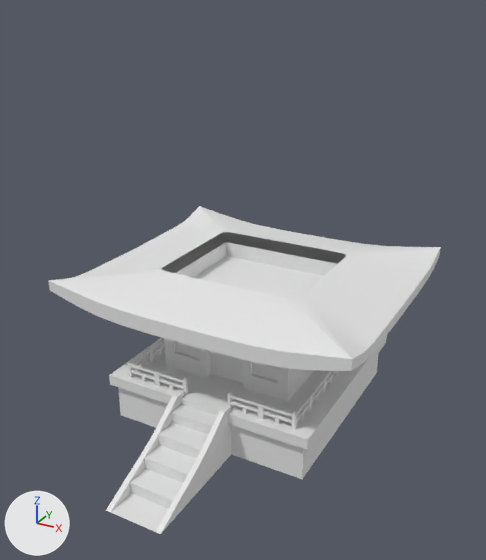
One commit to the Blender file Models/Pagoda Model Blender.blend: the scene before it, then after it.
One viewpoint serves both versions: a camera (50 mm lens) standing at (54.8, -115.4, 81.1) and looking at (0.2, -16.1, 31.5). Every picture has the same lights, and +X, +Y and +Z are marked at lower left. Materials are left out; every surface is plain grey.

Objects in the first picture: 'First Section', 'Left Railing V2', 'Pagoda Base', 'Right Railing V2', 'Roof 1', 'Stairs'.
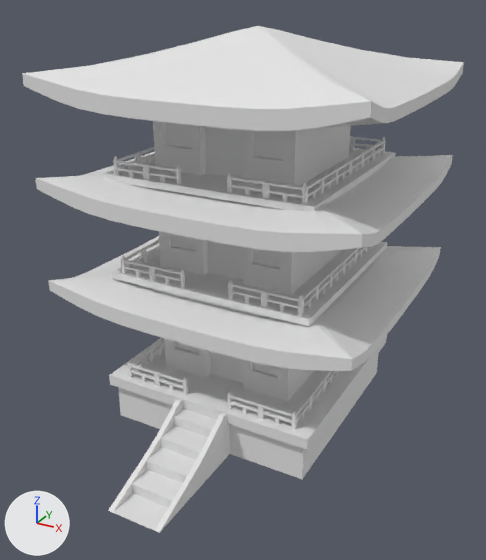
Where the newer file only moved an object's origin or applied its transform, the numbers keep the older frame.

Location of each change, [x1, y1, x2, y2] in pixels of the pictures (486 x 560 px):
'Top Roof', shown
    after: [22, 26, 464, 131]
'Roof 2', shown
    after: [36, 151, 453, 252]
'First Section.002', added
    after: [153, 121, 351, 189]
'Stairs', moved, rescaled (8% shorter)
    before: [106, 389, 231, 534]
    after: [108, 399, 230, 533]
'Base 2', shown
    after: [111, 241, 387, 326]
'First Section', reshaped, moved
    before: [164, 242, 337, 402]
    after: [164, 338, 314, 402]
'First Section.001', added
    after: [159, 231, 342, 295]
'Third Base', added
    after: [103, 148, 396, 211]
'Right Railing Floor 3', added
    after: [227, 136, 385, 204]
'Right Railing Floor 2', added
    after: [228, 246, 372, 316]
'Left Railing Floor 2', added
    after: [121, 240, 185, 288]
'Left Railing Floor 3', added
    after: [113, 147, 181, 185]
part 1 of me_cube, deleted
    before: [226, 242, 337, 273]

What changed in the scene script:
```text
Change me_cube:
    where me_cube.from_pydata(...)  # 67 vertices, 53 faces, 2 loose edges; spans x -2.2..2.41, y -2.1..2.09, z -0.22..0.24
    used by ob_first_section; location = (-1.9, -6.5, 19.1); scale = (-5.92, -5.92, -43.3)
    verts and faces of me_cube; kept vertices keep their numbers, new ones are numbered from 67
    me_cube part 1
    add delete_faces([(13, 33, 35, 16)])
Change ob_first_section:
    ob_first_section.location: (-1.9, -6.5, 19.1) -> (-1.9, -6.5, 20.1)
Change ob_base_2:
    remove ob_base_2.hide_set(True)
Change ob_roof_2:
    ob_roof_2.location: (-2.0, -5.8, 46.0) -> (-1.9, -5.9, 47.5)
    remove ob_roof_2.hide_set(True)
Change ob_top_roof:
    remove ob_top_roof.hide_set(True)
Change ob_stairs:
    ob_stairs.location: (-2.3, -28.2, 5.0) -> (-2.2, -28.2, 4.6)
    ob_stairs.scale: (1.0, 1.0, 1.0) -> (0.879, 0.936, 1.0)
Add ob_right_railing_floor_3:
    ob_right_railing_floor_3 = bpy.data.objects.new('Right Railing Floor 3', me_cube_026)  # 1164 vertices, 1086 faces; spans x -8.91..-2.05, y -4.37..-2.03, z -0.1..-0.01
    ob_right_railing_floor_3.location = (28.1, -37.0, 49.6)
    ob_right_railing_floor_3.rotation_euler = (0.0182, -0.000133, 7.849)  # degrees (1, 0, 90)
    ob_right_railing_floor_3.scale = (-5.63, -5.98, -40.5)
Add ob_left_railing_floor_3:
    ob_left_railing_floor_3 = bpy.data.objects.new('Left Railing Floor 3', me_cube_027)  # 1164 vertices, 1086 faces; spans x -3.52..3.35, y -2.32..0.02, z -0.11..-0.01
    ob_left_railing_floor_3.location = (-20.4, -5.6, 49.6)
    ob_left_railing_floor_3.rotation_euler = (0.0182, -0.000133, 10.99)  # degrees (1, 0, 270)
    ob_left_railing_floor_3.scale = (-5.63, -5.98, -40.5)
Add ob_third_base:
    ob_third_base = bpy.data.objects.new('Third Base', me_cube_028)  # 20 vertices, 17 faces; spans x -3.3..3.72, y -3.79..3.95, z -0.16..0.06
    ob_third_base.location = (-1.1, -5.5, 47.1)
    ob_third_base.scale = (-5.7, -5.21, -24.1)
Add ob_right_railing_floor_2:
    ob_right_railing_floor_2 = bpy.data.objects.new('Right Railing Floor 2', me_cube_019)  # 1164 vertices, 1086 faces; spans x -8.91..-2.05, y -4.37..-2.03, z -0.1..-0.01
    ob_right_railing_floor_2.location = (28.1, -37.0, 31.2)
    ob_right_railing_floor_2.rotation_euler = (0.0182, -0.000133, 7.849)  # degrees (1, 0, 90)
    ob_right_railing_floor_2.scale = (-5.63, -5.98, -40.5)
Add ob_left_railing_floor_2:
    ob_left_railing_floor_2 = bpy.data.objects.new('Left Railing Floor 2', me_cube_020)  # 1164 vertices, 1086 faces; spans x -3.52..3.35, y -2.32..0.02, z -0.11..-0.01
    ob_left_railing_floor_2.location = (-20.4, -5.6, 31.2)
    ob_left_railing_floor_2.rotation_euler = (0.0182, -0.000133, 10.99)  # degrees (1, 0, 270)
    ob_left_railing_floor_2.scale = (-5.63, -5.98, -40.5)
Add ob_first_section_002:
    ob_first_section_002 = bpy.data.objects.new('First Section.002', me_cube_004_1)  # 67 vertices, 51 faces, 2 loose edges; spans x -2.2..2.41, y -2.1..2.09, z -0.22..0.24
    ob_first_section_002.location = (-1.9, -6.5, 60.1)
    ob_first_section_002.scale = (-5.92, -5.92, -38.5)
Add ob_first_section_001:
    ob_first_section_001 = bpy.data.objects.new('First Section.001', me_cube_004_1.copy())
    ob_first_section_001.location = (-1.9, -6.5, 41.2)
    ob_first_section_001.scale = (-5.92, -5.92, -38.5)
```
